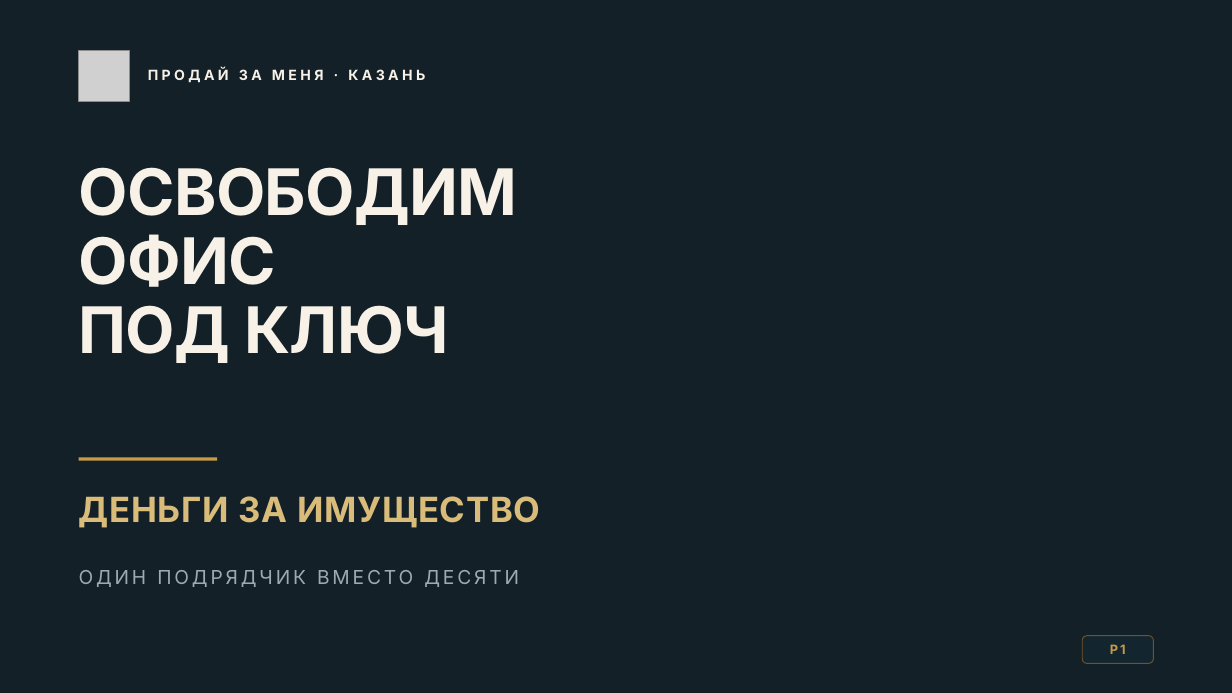
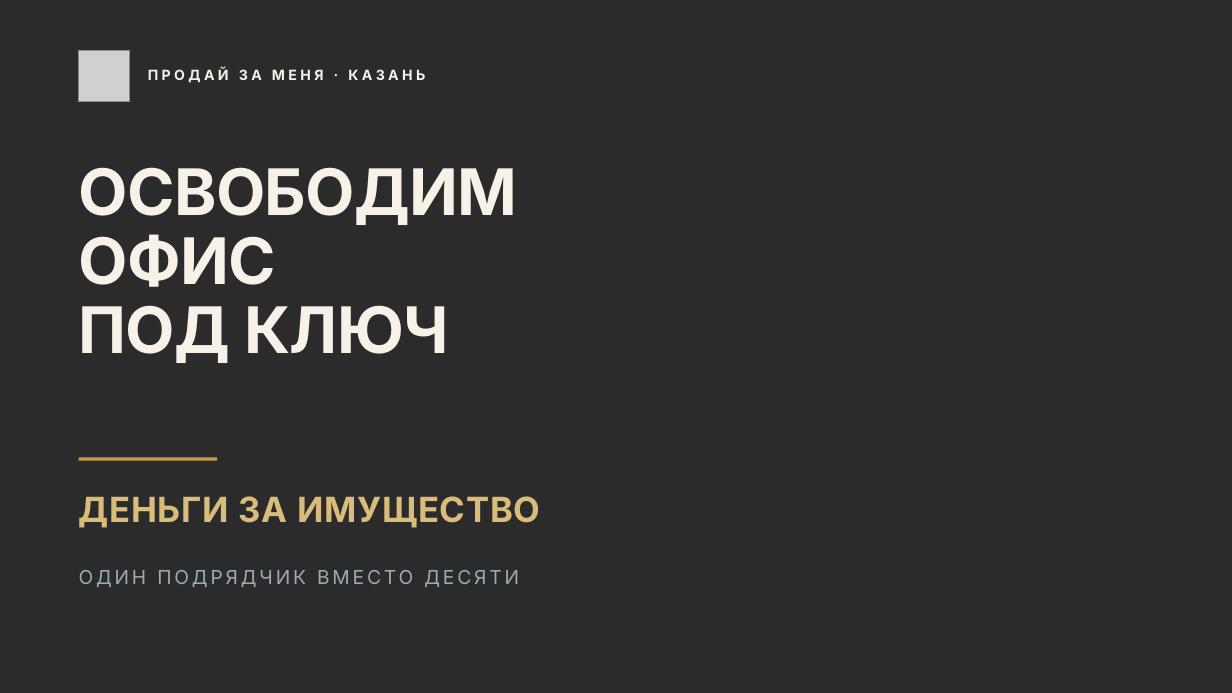
Before and after one commit to olegm1441-del/mysteryslavic-2026-07-19_16-47-00, a slide deck: slide 1 of presentations/office-client/Продай_за_меня_ОФИСЫ_клиентская.pptx. Drawn at 1232x693 pixels with LibreOffice and Linux fonts; fonts in the diff are those of the drawing; grey boxes stand for pictures; background and template pictures are left out; a plain dark background stands for a picture behind light text. Boxes give left, top, right and bottom in pixels: in the first picture for what was removed or moved away, otherwise in the second. Text is boxed around its words. In the diff, an @@ line names an element or a change of style, - is before the commit and + after.

```diff
--- a/presentations/office-client/Продай_за_меня_ОФИСЫ_клиентская.pptx
+++ b/presentations/office-client/Продай_за_меня_ОФИСЫ_клиентская.pptx
@@ rectangle removed at (x1=0, y1=0, x2=1232, y2=693) @@
@@ rounded rectangle removed at (x1=1082, y1=636, x2=1153, y2=664) @@
@@ text removed at (x1=1110, y1=644, x2=1126, y2=654) @@
-P1
```
Also in this commit, not shown: 5 other slides changed, 1 slide added, 1 slide removed, 27 other files.
